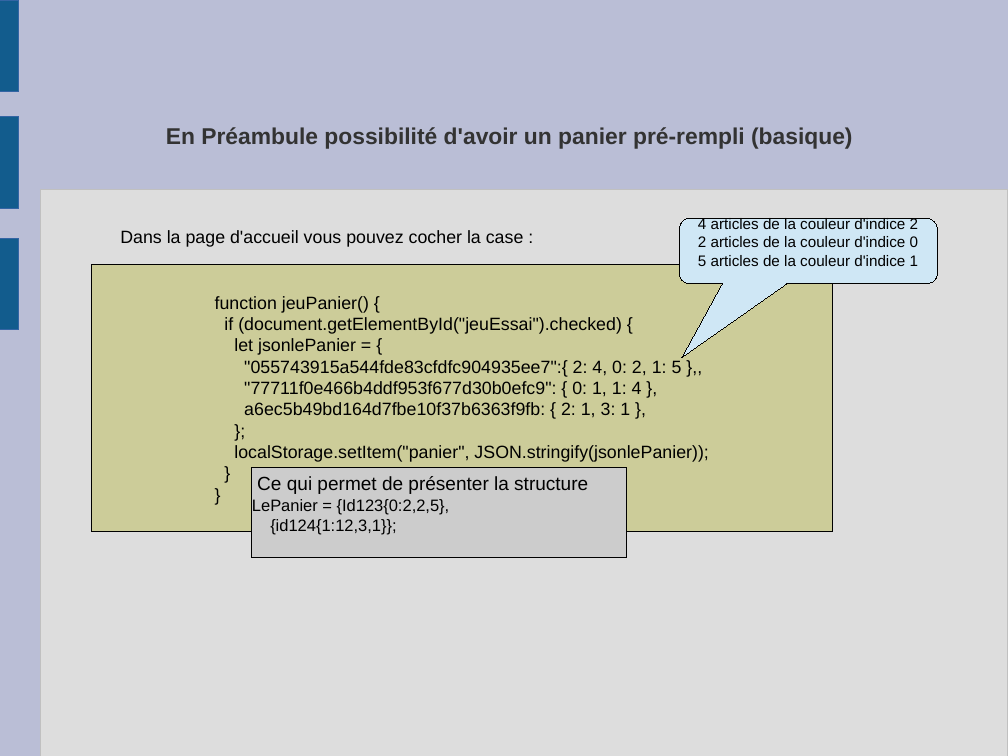
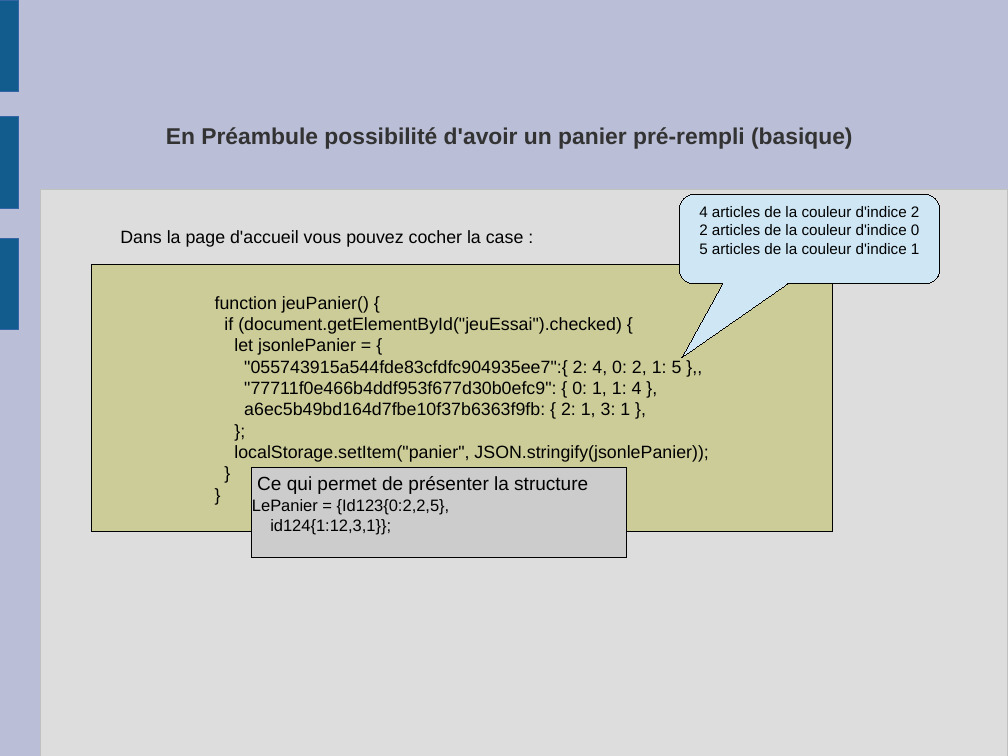
Before and after one commit to brunoMarquet/brunoMarquet_p5_2004_2021, a slide deck: slide 2 of presentation_p5.odp. Drawn at 1008x756 pixels with LibreOffice and Linux fonts; fonts in the diff are those of the drawing. Boxes give left, top, right and bottom in pixels: in the first picture for what was removed or moved away, otherwise in the second. Text is boxed around its words. In the diff, an @@ line names an element or a change of style, - is before the commit and + after.

```diff
--- a/presentation_p5.odp
+++ b/presentation_p5.odp
@@ rounded speech box "4 articles de la couleur ...": place and size @@
-rounded speech box "4 articles de la couleur ..." at <box>680,218,938,284</box>
+rounded speech box "4 articles de la couleur ..." at <box>680,195,940,284</box>
@@ rounded speech box "4 articles de la couleur ..." at <box>680,195,940,284</box>: proportions changed @@
@@ text in rectangle at <box>270,519,391,534</box>: text changed @@
-{id124{1:12,3,1}};
+id124{1:12,3,1}};
```
Also in this commit, not shown: 9 other slides changed, 1 slide added, 2 other files.
